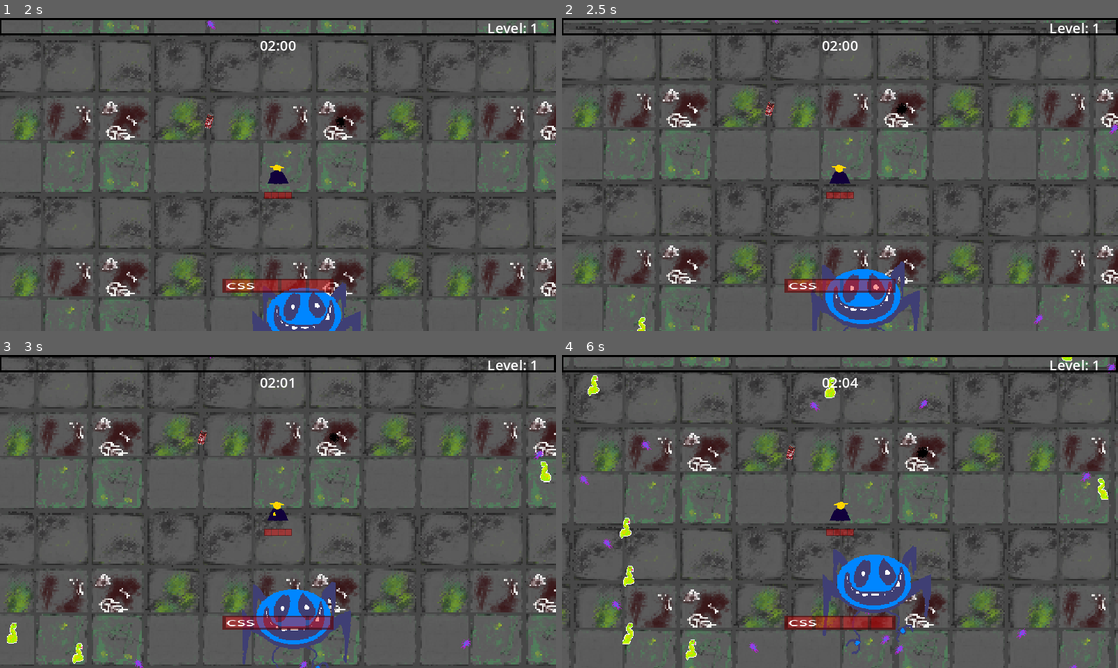
Above: before the commit, frames 1-4 (two rows, left to right).
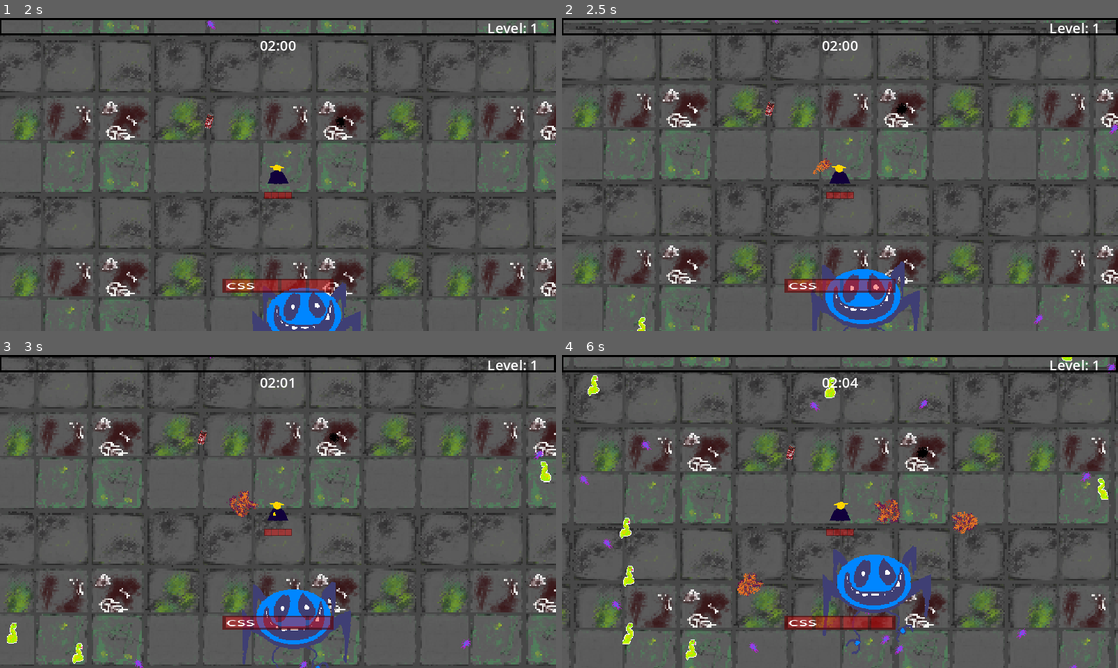
Above: after the commit, the same moments.

Repository: Jujubileuu/Code-Land
Game: Godot game, scene res://MenuScreen/menu.tscn
Same seed, same stepped clock (60 frames per second), same inputs: the game is played once before the commit and once after it. Video files are missing from this copy of the repository; at most half a second of black plays in their place.
Inputs (mouse positions are in pixels of both pictures, inside the frame that each line leads up to):
- Up to frame 1 (2 s): click "ENTER" at 0.5 s; move the mouse to (400, 158) at 1.27 s; hold D (right) from 1.28 s (still down); click (400, 158) at 1.35 s
- Up to frame 2 (2.5 s): move the mouse to (728, 190) at 2.02 s; release D (right) at 2.03 s; hold S (down) from 2.03 s (still down); click (728, 190) at 2.1 s
- Up to frame 3 (3 s): move the mouse to (333, 442) at 2.77 s; release S (down) at 2.78 s; hold D (right) from 2.78 s (still down); click (333, 442) at 2.85 s
- Up to frame 4 (6 s): move the mouse to (812, 574) at 3.52 s; release D (right) at 3.53 s; hold W (up) 3.53-4.28 s; click (812, 574) at 3.6 s; move the mouse to (1006, 558) at 4.27 s; hold A (left) 4.28-5.78 s; click (1006, 558) at 4.35 s; move the mouse to (673, 464) at 5.02 s; click (673, 464) at 5.1 s; move the mouse to (867, 511) at 5.77 s; hold S (down) from 5.78 s (still down); click (867, 511) at 5.85 s

Frame 1 is identical in both runs. In frame 2, less than 0.1% of the frame differs, in the area x 45-49%, y 44-50%; in frame 3, 0.2%; in frame 4, 0.6%, in the area x 30-75%, y 46-78%.

Commit message:
Update upgrades

Diff:
--- a/gametest/Jogador/jogador.gd
+++ b/gametest/Jogador/jogador.gd
@@ -1,4 +1,4 @@
-extends CharacterBody2D #12:30
+extends CharacterBody2D
 
 var movement_speed = 160.0
 var healph = 100
@@ -55,9 +55,9 @@
 var ice_level = 0
 
 var thunder_ammo = 0
-var thunder_baseammo = 1
+var thunder_baseammo = 0
 var thunder_attackspeed = 10
-var thunder_level = 1
+var thunder_level = 0
 
 var tornado_ammo = 0
 var tornado_baseammo = 0
@@ -94,7 +94,7 @@
 @onready var sndLose = get_node("%snd_lose")
 
 func _ready():
-	upgrade_character("fireball")
+	upgrade_character("fireball1")
 	attack()
 	set_bar(experience, calculate_experiencecap())
 	_on_hurt_box_hurt(0,0,0)
@@ -322,6 +322,54 @@
 		"fireball4":
 			fireball_level = 4
 			fireball_baseammo += 2
+		"ice1":
+			ice_level = 1
+			ice_baseammo += 1
+		"ice2":
+			ice_level = 2
+			ice_baseammo += 1
+		"ice3":
+			ice_level = 3
+			ice_baseammo += 1
+		"ice4":
+			ice_level = 4
+			ice_baseammo += 1
+		"sand1":
+			tornado_level = 1
+			tornado_baseammo += 1
+		"sand2":
+			tornado_level = 2
+			tornado_baseammo += 1
+		"sand3":
+			tornado_level = 3
+			tornado_baseammo += 1
+		"sand4":
+			tornado_level = 4
+			tornado_baseammo += 1
+		"thunder1":
+			thunder_level = 1
+			thunder_baseammo += 1
+		"thunder2":
+			thunder_level = 2
+			thunder_baseammo += 1
+		"thunder3":
+			thunder_level = 3
+			thunder_baseammo += 1
+		"thunder4":
+			thunder_level = 4
+			thunder_baseammo += 1
+		"poison1":
+			veneno_level = 1
+			veneno_baseammo += 1
+		"poison2":
+			veneno_level = 2
+			veneno_baseammo += 1
+		"poison3":
+			veneno_level = 3
+			veneno_baseammo += 1
+		"poison4":
+			veneno_level = 4
+			veneno_baseammo += 1
 		"armor1","armor2","armor3","armor4":
 			armor += 1
 		"speed1","speed2","speed3","speed4":
--- a/gametest/Utilidade/upgrade_db.gd
+++ b/gametest/Utilidade/upgrade_db.gd
@@ -12,7 +12,7 @@
 	"fireball1": {
 		"icon": WEAPON_PATH + "fireBallIcon.png",
 		"display": "Fire Ball",
-		"details": "A ball of fire is thrown at a random enemy",
+		"details": "Uma bola de fogo é lançada em um alvo aleatório",
 		"level": "Level: 1",
 		"prerequisite": [],
 		"type": "weapon"
@@ -20,7 +20,7 @@
 	"fireball2": {
 		"icon": WEAPON_PATH + "fireBallIcon.png",
 		"display": "Fire Ball",
-		"details": "A addition Fire Ball is thrown",
+		"details": "Adicionalmente outra bola de fogo é lançada",
 		"level": "Level: 2",
 		"prerequisite": ["fireball1"],
 		"type": "weapon"
@@ -28,7 +28,7 @@
 	"fireball3": {
 		"icon": WEAPON_PATH + "fireBallIcon.png",
 		"display": "Fire Ball",
-		"details": "Fire Ball now pass through another enemy and do +3 damage",
+		"details": "Bola de fogo atravessa 1 inimigo e causa +3 de dano",
 		"level": "Level: 3",
 		"prerequisite": ["fireball2"],
 		"type": "weapon"
@@ -36,9 +36,137 @@
 	"fireball4": {
 		"icon": WEAPON_PATH + "fireBallIcon.png",
 		"display": "Fire Ball",
-		"details": "An additional 2 Fire Ball are thrown",
+		"details": "Adicionalmente 2 bolas de fogo são lançadas",
 		"level": "Level: 4",
 		"prerequisite": ["fireball3"],
+		"type": "weapon"
+	},
+	"ice1": {
+		"icon": WEAPON_PATH + "iceIcon.png",
+		"display": "Ice Storm",
+		"details": "Lorem Ipsum",
+		"level": "Level: 1",
+		"prerequisite": [],
+		"type": "weapon"
+	},
+	"ice2": {
+		"icon": WEAPON_PATH + "iceIcon.png",
+		"display": "Ice Storm",
+		"details": "Lorem Ipsum",
+		"level": "Level: 2",
+		"prerequisite": ["ice1"],
+		"type": "weapon"
+	},
+	"ice3": {
+		"icon": WEAPON_PATH + "iceIcon.png",
+		"display": "Ice Storm",
+		"details": "Lorem Ipsum",
+		"level": "Level: 3",
+		"prerequisite": ["ice2"],
+		"type": "weapon"
+	},
+	"ice4": {
+		"icon": WEAPON_PATH + "iceIcon.png",
+		"display": "Ice Storm",
+		"details": "Lorem Ipsum",
+		"level": "Level: 4",
+		"prerequisite": ["ice3"],
+		"type": "weapon"
+	},
+	"sand1": {
+		"icon": WEAPON_PATH + "sandIcon.png",
+		"display": "Sand Tornado",
+		"details": "Lorem Ipsum",
+		"level": "Level: 1",
+		"prerequisite": [],
+		"type": "weapon"
+	},
+	"sand2": {
+		"icon": WEAPON_PATH + "sandIcon.png",
+		"display": "Sand Tornado",
+		"details": "Lorem Ipsum",
+		"level": "Level: 2",
+		"prerequisite": ["sand1"],
+		"type": "weapon"
+	},
+	"sand3": {
+		"icon": WEAPON_PATH + "sandIcon.png",
+		"display": "Sand Tornado",
+		"details": "Lorem Ipsum",
+		"level": "Level: 3",
+		"prerequisite": ["sand2"],
+		"type": "weapon"
+	},
+	"sand4": {
+		"icon": WEAPON_PATH + "sandIcon.png",
+		"display": "Sand Tornado",
+		"details": "Lorem Ipsum",
+		"level": "Level: 4",
+		"prerequisite": ["sand3"],
+		"type": "weapon"
+	},
+	"thunder1": {
+		"icon": WEAPON_PATH + "lightningAttackIcon.png",
+		"display": "Thunder Strike",
+		"details": "Lorem Ipsum",
+		"level": "Level: 1",
+		"prerequisite": [],
+		"type": "weapon"
+	},
+	"thunder2": {
+		"icon": WEAPON_PATH + "lightningAttackIcon.png",
+		"display": "Thunder Strike",
+		"details": "Lorem Ipsum",
+		"level": "Level: 2",
+		"prerequisite": ["thunder1"],
+		"type": "weapon"
+	},
+	"thunder3": {
+		"icon": WEAPON_PATH + "lightningAttackIcon.png",
+		"display": "Thunder Strike",
+		"details": "Lorem Ipsum",
+		"level": "Level: 3",
+		"prerequisite": ["thunder2"],
+		"type": "weapon"
+	},
+	"thunder4": {
+		"icon": WEAPON_PATH + "lightningAttackIcon.png",
+		"display": "Thunder Strike",
+		"details": "Lorem Ipsum",
+		"level": "Level: 4",
+		"prerequisite": ["thunder3"],
+		"type": "weapon"
+	},
+	"poison1": {
+		"icon": WEAPON_PATH + "greenFireBallIcon.png",
+		"display": "Poison Cloud",
+		"details": "Lorem Ipsum",
+		"level": "Level: 1",
+		"prerequisite": [],
+		"type": "weapon"
+	},
+	"poison2": {
+		"icon": WEAPON_PATH + "greenFireBallIcon.png",
+		"display": "Poison Cloud",
+		"details": "Lorem Ipsum",
+		"level": "Level: 2",
+		"prerequisite": ["poison1"],
+		"type": "weapon"
+	},
+	"poison3": {
+		"icon": WEAPON_PATH + "greenFireBallIcon.png",
+		"display": "Poison Cloud",
+		"details": "Lorem Ipsum",
+		"level": "Level: 3",
+		"prerequisite": ["poison2"],
+		"type": "weapon"
+	},
+	"poison4": {
+		"icon": WEAPON_PATH + "greenFireBallIcon.png",
+		"display": "Poison Cloud",
+		"details": "Lorem Ipsum",
+		"level": "Level: 4",
+		"prerequisite": ["poison3"],
 		"type": "weapon"
 	},
 	"armor1": {
Binary file added: gametest/Texturas/Items/Weapons/iceIcon.png
Not shown, added: gametest/Texturas/Items/Weapons/iceIcon.png.import
Binary file added: gametest/Texturas/Items/Weapons/sandIcon.png
Not shown, added: gametest/Texturas/Items/Weapons/sandIcon.png.import
